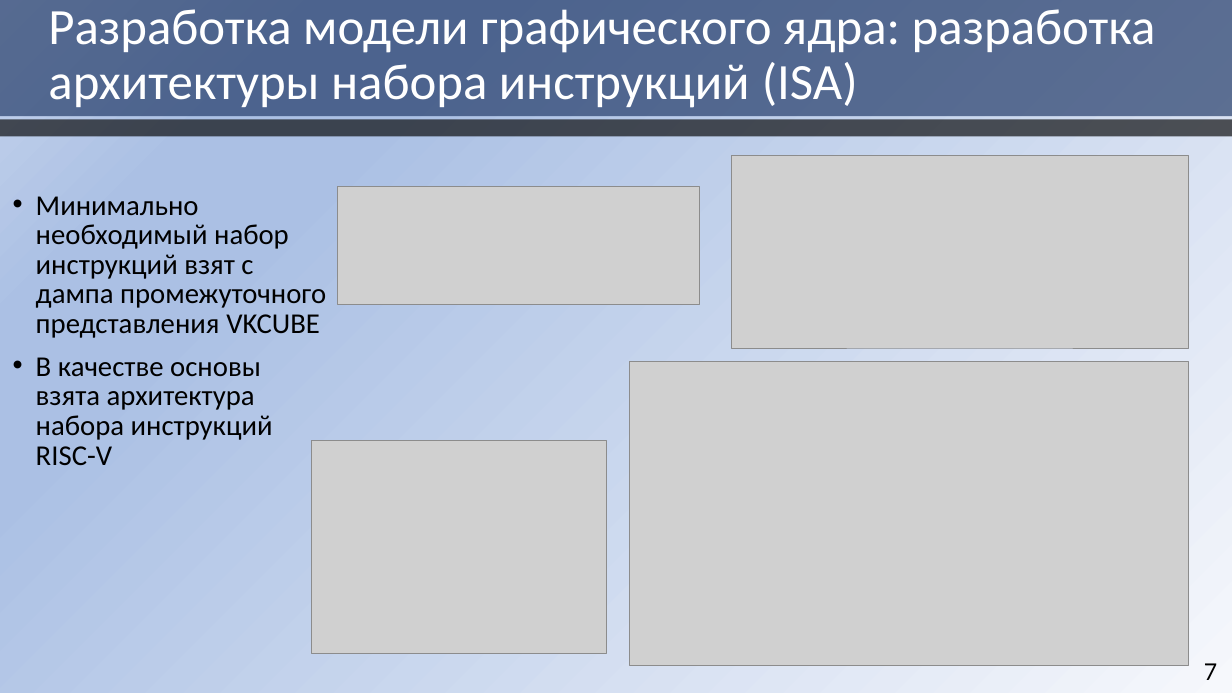
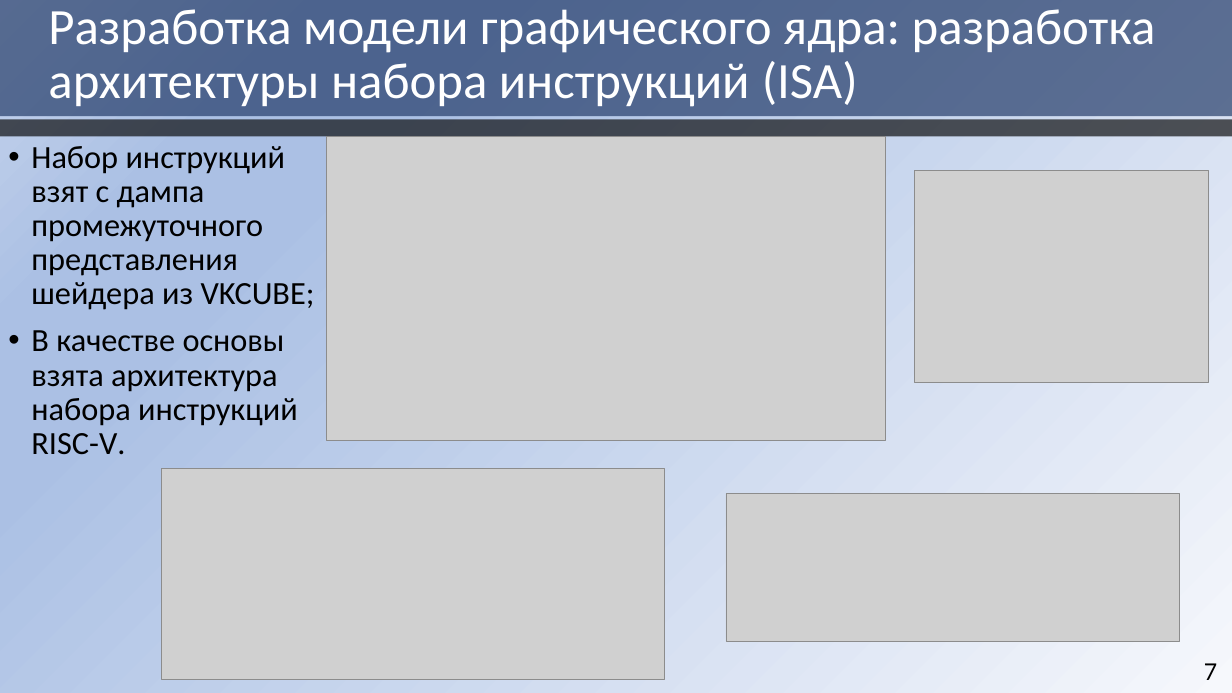
Before and after one commit to HaMeNopeDiot/hardware_gpu, a slide deck: slide 7 of docs/starukhin_dissertation/magister_pres.pptx. Drawn at 1232x693 pixels with LibreOffice and Linux fonts; fonts in the diff are those of the drawing; grey boxes stand for pictures. Boxes give left, top, right and bottom in pixels: in the first picture for what was removed or moved away, otherwise in the second. Text is boxed around its words. In the diff, an @@ line names an element or a change of style, - is before the commit and + after.

```diff
--- a/docs/starukhin_dissertation/magister_pres.pptx
+++ b/docs/starukhin_dissertation/magister_pres.pptx
@@ text at bbox=[31, 146, 315, 455]: text changed; size 22.4 to 25.2 pt @@
-• Минимально необходимый набор инструкций взят с дампа промежуточного представления VKCUBE
-• В качестве основы взята архитектура набора инструкций RISC-V
+• Набор инструкций взят с дампа промежуточного представления шейдера из VKCUBE;
+• В качестве основы взята архитектура набора инструкций RISC-V.
@@ picture: place and size @@
-picture at bbox=[629, 361, 1189, 665]
+picture at bbox=[327, 137, 886, 441]
@@ picture: place and size @@
-picture at bbox=[311, 441, 606, 653]
+picture at bbox=[915, 170, 1210, 383]
@@ picture: place and size @@
-picture at bbox=[731, 156, 1189, 348]
+picture at bbox=[161, 469, 665, 680]
@@ picture: place and size @@
-picture at bbox=[338, 187, 700, 305]
+picture at bbox=[726, 494, 1180, 641]
```
Also in this commit, not shown: 9 other slides changed, 3 slides added, 4 slides removed.
